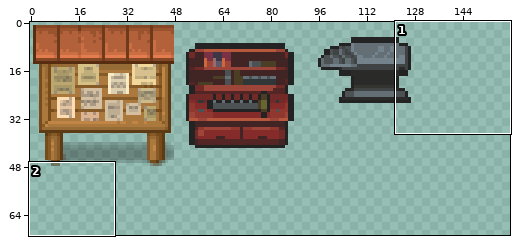
Two states of a sprite sheet, public/assets/misc-objects.png. The picture above shows the old version from afar; the outline marks the close-up.
Close-up. As it was:
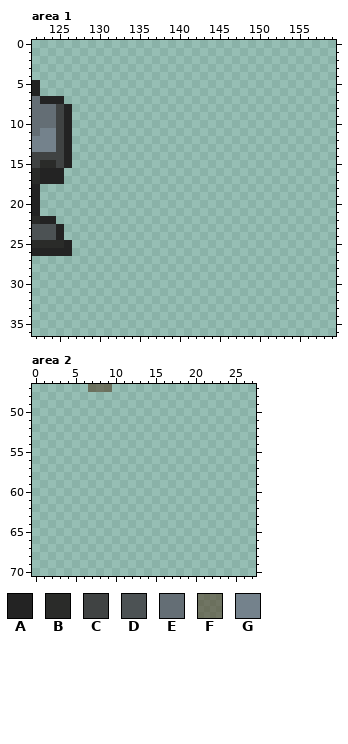
The file is 160x160 pixels. Pixels under 10% opacity are left out. Colours within 5 levels of each other are drawn and written as one. Shown: area 1: x 122..159, y 0..36; area 2: x 0..27, y 47..70. The wide view leaves out empty margins.
Palette (. is transparent): A #232323  B #2a2b29  C #404343  D #4c5254  E #646e75  F #4f361c88  G #74828c
Pixels before, area 1, first column x 122:
 5 A....
 6 A....
 7 EAAA.
 8 EEECA
 9 EEECA
10 EEECA
11 EGGCA
12 GGGCA
13 GGGCA
14 CCCCA
15 CBBCA
16 BAAA.
17 BAAA.
18 A....
19 A....
20 A....
21 A....
22 BAA..
23 DDDA.
24 DDDA.
25 BBBBA
26 AAAAA
Pixels before, area 2, first column x 7:
47 FFF
After:
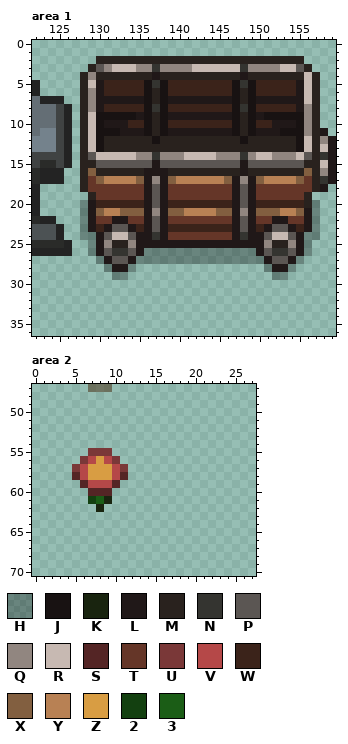
Colours new in this view: H #0000004d  J #181212  K #19240f  L #201818  M #29221e  N #343430  P #5b5653  Q #918680  R #c7b9b2  S #542525  T #653628  U #7a3838  V #b54848  W #3b231a  X #825f40  Y #b88154  Z #d89d43  2 #134010  3 #1b5d16
What changed:
Changed rows in their new state; - is an unchanged pixel.
Area 1:
first column x 128:
 2 --MMMMMMMMMMMMMMMMMMMMMMMMMM----
 3 -MPQRRRQQNQQQQRRRRRRNQQQQRRPM---
 4 MQMMMMMMMLMMMMMMMMMMLMMMMMMMRM--
 5 MRLWWWWWJNJWWWWWWWWJNJWWWWWLRM--
 6 MQLWWWWWJMJWWWWWWWWJMJWWWWWLRM--
 7 MQLLLLLLJMJLLLLLLLLJMJLLLLLLRM--
 8 MQLWWWWWJNJWWWWWWWWJNJWWWWWLQM--
 9 MRJJJJJLJMJLLLLLLLLJMJLJJJJJQM--
10 MRJLLLWWJMJWWWWWWWWJMJWWLLLJQM--
11 MRJJJLLLJMJLLLLLLLLJMJLLLJJJQML-
12 MRJMMMMMMJMMMMMMMMMMJMMMMMMJRMQL
13 MRJMMMMMMMMMMMMMMMMMMMMMMMMJRMRL
14 MPRRRRRQQNQQQRRRRQQQNQRRQQQRPMNL
15 MMPPPPPPPLPPPPPPPPPPLPPPPPPPMMRL
16 MXMMMMMMLLLMMMMMMMMMLMMMMMMMXMQL
17 MTXYYYYXLQLXYYYYYYXLQLXYYYYXTMNL
18 MTTTTTTTLPLTTTTTTTTLPLTTTTTTTML-
19 -MTTTTTTLPLTTTTTTTTLPLTTTTTTM---
20 HLWWWWWWLPLWWWWWWWWLPLWWWWWWMH--
21 HLXYYXXXLQLXXYYYYXXLQLXXXYYXLH--
22 HLTTLLTTLPLTTTTTTTTLPLTTLLTTLH--
23 HLWLPPLWLPLWWWWWWWWLPLWLPPLWLH--
24 HHLPRRPLLNLTTTTTTTTLNLLPRRPLHH--
25 -HLQMMQLLLLLLLLLLLLLLLLQMMQLH---
26 -HLPNNPLHHHHHHHHHHHHHHLPNNPLH---
27 --HLPPLHHHHHHHHHHHHHHHHLPPLH----
28 ---HLLH----------------HLLH-----
29 ----HH------------------HH------
Area 2:
first column x 5:
55 --UUU--
56 -UVZVU-
57 UVZZZVU
58 SVZZZVS
59 -SVVVS-
60 --SSS--
61 --23K--
62 ---K---
